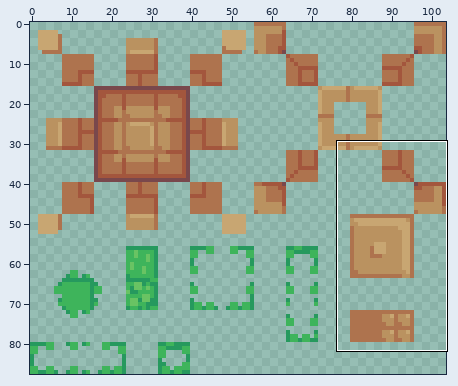
Edited in one commit: sprite sheet (Assets/Art/MVP Art/tileset.png). Above: a wide view before the commit, with the close-up outlined.
Close-up. Before:
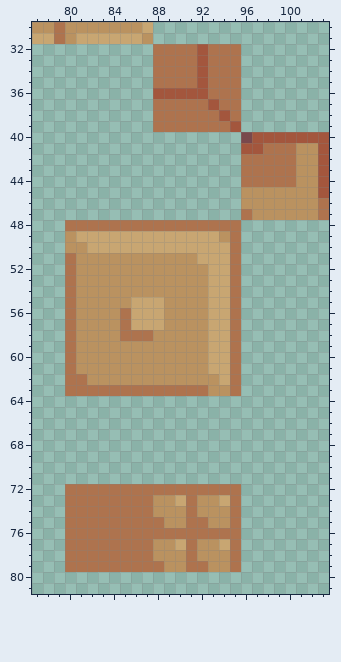
The file is 104x88 pixels. Shown: x 77..103, y 30..81. The commit also changed other parts of the picture, which this record leaves out.
The same view after the edit:
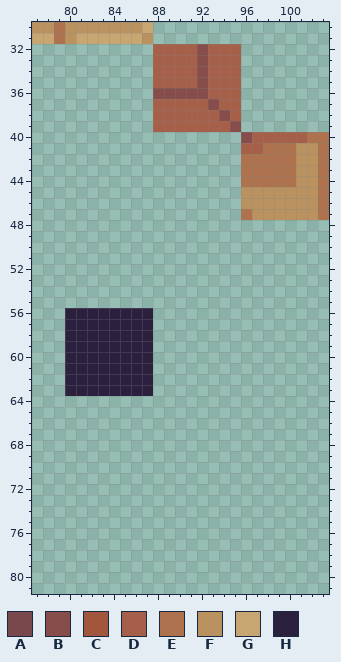
Palette (. is transparent): A #79484c  B #874d4a  C #a3563d  D #a66049  E #ae734e  F #ba9260  G #c8a672  H #2c203f
The exact change:
@@ x 77..103 @@
 31 GGEFGGGGGGF................
-32 ...........EEEECEEE........
-33 ...........EEEECEEE........
-34 ...........EEEECEEE........
-35 ...........EEEECEEE........
-36 ...........CCCCCEEE........
-37 ...........EEEEECEE........
-38 ...........EEEEEECE........
-39 ...........EEEEEEEC........
-40 ...................ACCCCCCC
-41 ...................CCEEEFFC
-42 ...................EEEEEFFC
-43 ...................EEEEEFFC
-44 ...................EEEEEFFC
-45 ...................FFFFFFFC
+32 ...........DDDDBDDD........
+33 ...........DDDDBDDD........
+34 ...........DDDDBDDD........
+35 ...........DDDDBDDD........
+36 ...........BBBBBDDD........
+37 ...........DDDDDBDD........
+38 ...........DDDDDDBD........
+39 ...........DDDDDDDB........
+40 ...................BDDDDDEE
+41 ...................DDEEEFFE
+42 ...................EEEEEFFE
+43 ...................EEEEEFFE
+44 ...................EEEEEFFE
+45 ...................FFFFFFFE
 46 ...................FFFFFFFE
 47 ...................EFFFFFFE
-48 ...EEEEEEEEEEEEEEEE........
-49 ...FGGGGGGGGGGGGGFE........
-50 ...FFGGGGGGGGGGGGGE........
-51 ...EFFFFFFFFFFFGGGE........
-52 ...EFFFFFFFFFFFFGGE........
-53 ...EFFFFFFFFFFFFGGE........
-54 ...EFFFFFFFFFFFFGGE........
-55 ...EFFFFFGGGFFFFGGE........
-56 ...EFFFFEGGGFFFFGGE........
-57 ...EFFFFEGGGFFFFGGE........
-58 ...EFFFFEEEFFFFFGGE........
-59 ...EFFFFFFFFFFFFGGE........
-60 ...EFFFFFFFFFFFFGGE........
-61 ...EFFFFFFFFFFFFGGE........
-62 ...EEFFFFFFFFFFFFGE........
-63 ...EEEEEEEEEEEEEFFE........
+48 ...........................
+49 ...........................
+50 ...........................
+51 ...........................
+52 ...........................
+53 ...........................
+54 ...........................
+55 ...........................
+56 ...HHHHHHHH................
+57 ...HHHHHHHH................
+58 ...HHHHHHHH................
+59 ...HHHHHHHH................
+60 ...HHHHHHHH................
+61 ...HHHHHHHH................
+62 ...HHHHHHHH................
+63 ...HHHHHHHH................
 64 ...........................
@@ x 77..103 @@
 71 ...........................
-72 ...EEEEEEEEEEEEEEEE........
-73 ...EEEEEEEEFFGEFFGE........
-74 ...EEEEEEEEFFFEFFFE........
-75 ...EEEEEEEEEFFEEFFE........
-76 ...EEEEEEEEEEEEEEEE........
-77 ...EEEEEEEEFFGEFFGE........
-78 ...EEEEEEEEFFFEFFFE........
-79 ...EEEEEEEEEFFEEFFE........
+72 ...........................
+73 ...........................
+74 ...........................
+75 ...........................
+76 ...........................
+77 ...........................
+78 ...........................
+79 ...........................
 80 ...........................
Pixel boxes of the changes (left, top, right, bottom) in both close-ups:
changed: (153, 44, 329, 198)
changed: (65, 220, 241, 396)
erased: (65, 484, 241, 572)
